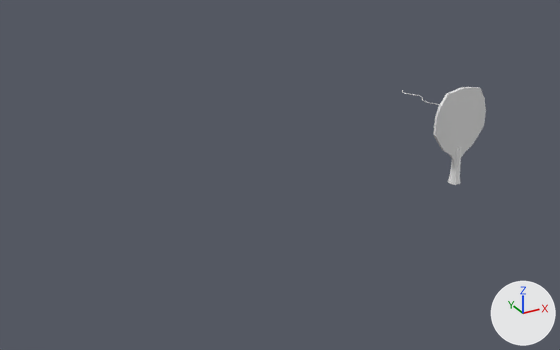
Renders of the Blender file art/models/props/tortured_souls/tortured_souls.blend from each side of a commit.
The view is the same before and after, from a camera (50 mm lens) standing at (-32.5, -35.4, 21.0) and looking at (-11.9, 2.0, 2.3). Lighting does not change. The marker at lower right points along +X, +Y and +Z. The first picture is the older version.

The scene before the commit, as lines of its bpy script (objects in view):
```python
me_circle = bpy.data.meshes.new('Circle')
me_circle.from_pydata(...)  # 144 vertices, 139 faces; spans x -7.8..7.8, y -1.6..1.6, z -1.7..23.4
ob_paddle = bpy.data.objects.new('paddle', me_circle)
ob_paddle.location = (0.0, 0.0, 0.44)
ob_paddle.scale = (0.258, 0.258, 0.258)
```
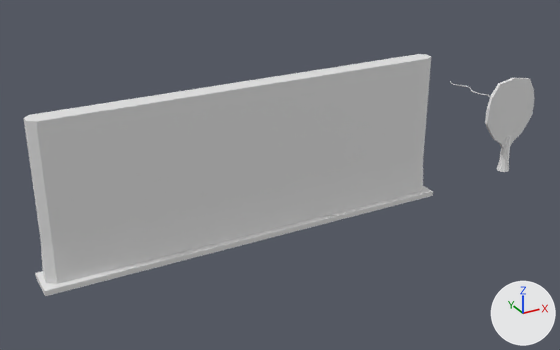
Edits to the scene script, one JSON object a line:
```json
{"op": "add", "block": "me_cube", "code": ["me_cube = bpy.data.meshes.new('Cube')", "me_cube.from_pydata(...)  # 76 vertices, 70 faces; spans x -1.0..1.0, y -12.1..12.1, z -1.0..7.9"]}
{"op": "set", "path": "ob_paddle.location", "old": "(0.0, 0.0, 0.44)", "new": "(4.27, 0.0, 0.44)"}
{"op": "add", "block": "ob_wall", "code": ["ob_wall = bpy.data.objects.new('Wall', me_cube)", "ob_wall.location = (-14.73, 0.0, 1.01)", "ob_wall.rotation_euler = (0.0, 0.0, 1.571)  # degrees (0, 0, 90)"]}
```

Changed parts and their boxes (x1, y1, x2, y2) in the pictures (560 x 350 px):
```json
{"object": "Wall", "change": "added", "after": [24, 54, 433, 296]}
{"object": "paddle", "change": "moved", "before": [433, 87, 486, 185], "after": [485, 78, 534, 172]}
```
